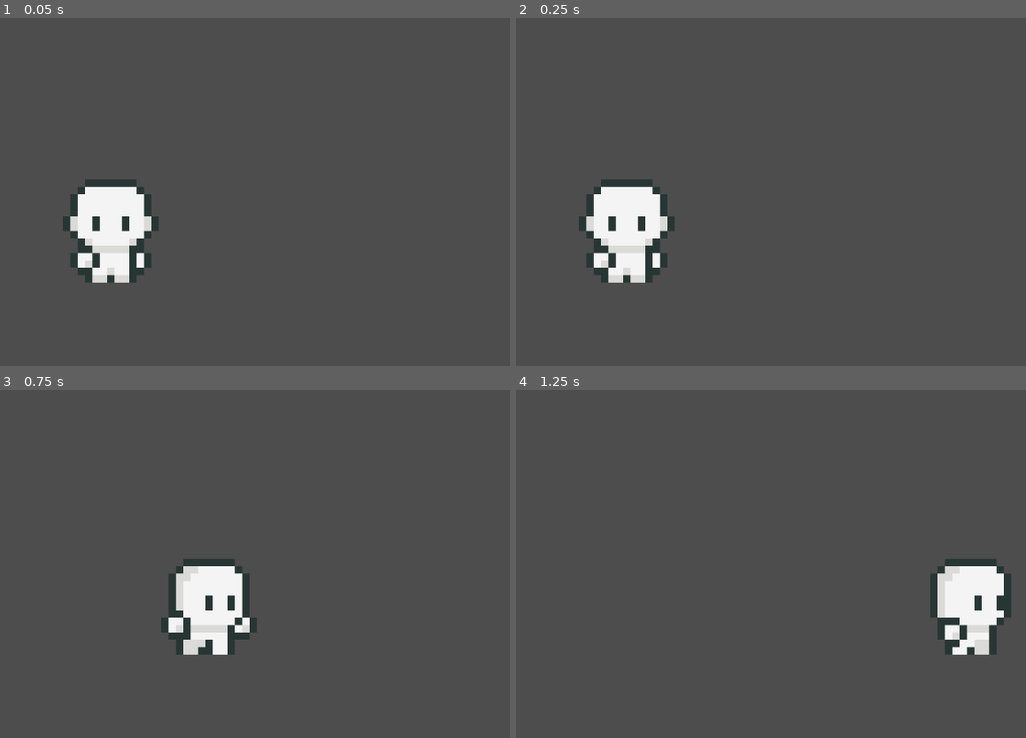
Above: before the commit, frames 1-4 (two rows, left to right).
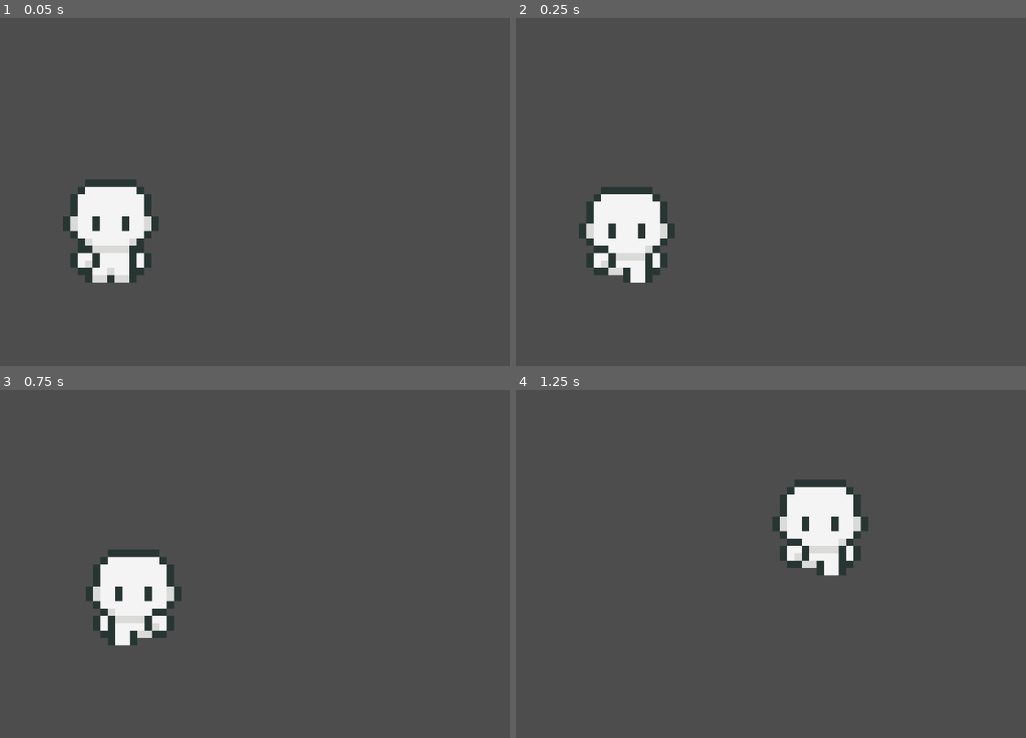
Above: after the commit, the same moments.

Repository: chrvoigt/01_Spritesheet_Animation
Game: Godot game, scene res://animation.tscn
Two runs of this game, one before a commit and one after it. Both use one fixed random seed, a clock stepped at 60 frames per second and the inputs below.
Inputs (mouse positions are in pixels of both pictures, inside the frame that each line leads up to):
- Up to frame 1 (0.05 s): no input
- Up to frame 2 (0.25 s): no input
- Up to frame 3 (0.75 s): move the mouse to (311, 518) at 0.52 s; hold D from 0.53 s (still down); click (311, 518) at 0.67 s
- Up to frame 4 (1.25 s): keep holding D

Frame 1 is identical in both runs. In frame 2, 1.7% of the frame differs, in the area x 12-32%, y 46-77%; in frame 3, 7.7%, in the area x 16-51%, y 45-77%; in frame 4, 7.6%.

Commit message:
mouse input

Diff:
--- /dev/null
+++ b/mouse.tscn
@@ -0,0 +1,119 @@
+[gd_scene load_steps=9 format=3 uid="uid://460wcixusd7u"]
+
+[ext_resource type="Script" path="res://navigation.gd" id="1_6qjqa"]
+[ext_resource type="Texture2D" uid="uid://bw1n6gc3ckn8g" path="res://assets/walking-ghost.png" id="2_tlktf"]
+
+[sub_resource type="Animation" id="Animation_83a37"]
+length = 0.001
+tracks/0/type = "value"
+tracks/0/imported = false
+tracks/0/enabled = true
+tracks/0/path = NodePath("Sprite2D:frame")
+tracks/0/interp = 1
+tracks/0/loop_wrap = true
+tracks/0/keys = {
+"times": PackedFloat32Array(0),
+"transitions": PackedFloat32Array(1),
+"update": 1,
+"values": [1]
+}
+
+[sub_resource type="Animation" id="Animation_v1cdf"]
+resource_name = "walking_down"
+length = 0.7
+loop_mode = 2
+step = 0.1
+tracks/0/type = "value"
+tracks/0/imported = false
+tracks/0/enabled = true
+tracks/0/path = NodePath("Sprite2D:frame")
+tracks/0/interp = 0
+tracks/0/loop_wrap = true
+tracks/0/keys = {
+"times": PackedFloat32Array(0, 0.1, 0.2, 0.3, 0.4, 0.5, 0.6),
+"transitions": PackedFloat32Array(1, 1, 1, 1, 1, 1, 1),
+"update": 1,
+"values": [16, 17, 18, 19, 20, 21, 22]
+}
+
+[sub_resource type="Animation" id="Animation_6m7m4"]
+resource_name = "walking_left"
+length = 0.8
+loop_mode = 2
+step = 0.1
+tracks/0/type = "value"
+tracks/0/imported = false
+tracks/0/enabled = true
+tracks/0/path = NodePath("Sprite2D:frame")
+tracks/0/interp = 1
+tracks/0/loop_wrap = true
+tracks/0/keys = {
+"times": PackedFloat32Array(0, 0.1, 0.2, 0.3, 0.4, 0.5, 0.6, 0.7),
+"transitions": PackedFloat32Array(1, 1, 1, 1, 1, 1, 1, 1),
+"update": 1,
+"values": [8, 9, 10, 11, 12, 13, 14, 15]
+}
+
+[sub_resource type="Animation" id="Animation_akqew"]
+resource_name = "walking_right"
+length = 0.8
+loop_mode = 2
+step = 0.1
+tracks/0/type = "value"
+tracks/0/imported = false
+tracks/0/enabled = true
+tracks/0/path = NodePath("Sprite2D:frame")
+tracks/0/interp = 0
+tracks/0/loop_wrap = true
+tracks/0/keys = {
+"times": PackedFloat32Array(0, 0.1, 0.2, 0.3, 0.4, 0.5, 0.6, 0.7),
+"transitions": PackedFloat32Array(1, 1, 1, 1, 1, 1, 1, 1),
+"update": 1,
+"values": [0, 1, 2, 3, 4, 5, 6, 7]
+}
+
+[sub_resource type="Animation" id="Animation_jysui"]
+resource_name = "walking_up"
+length = 0.7
+loop_mode = 2
+step = 0.1
+tracks/0/type = "value"
+tracks/0/imported = false
+tracks/0/enabled = true
+tracks/0/path = NodePath("Sprite2D:frame")
+tracks/0/interp = 0
+tracks/0/loop_wrap = true
+tracks/0/keys = {
+"times": PackedFloat32Array(0, 0.1, 0.2, 0.3, 0.4, 0.5, 0.6),
+"transitions": PackedFloat32Array(1, 1, 1, 1, 1, 1, 1),
+"update": 1,
+"values": [24, 25, 26, 27, 28, 29, 29]
+}
+
+[sub_resource type="AnimationLibrary" id="AnimationLibrary_27q1v"]
+_data = {
+"RESET": SubResource("Animation_83a37"),
+"walking_down": SubResource("Animation_v1cdf"),
+"walking_left": SubResource("Animation_6m7m4"),
+"walking_right": SubResource("Animation_akqew"),
+"walking_up": SubResource("Animation_jysui")
+}
+
+[node name="Mouse" type="Node2D"]
+script = ExtResource("1_6qjqa")
+
+[node name="Sprite2D" type="Sprite2D" parent="."]
+scale = Vector2(3, 3)
+texture = ExtResource("2_tlktf")
+hframes = 30
+frame = 1
+
+[node name="AnimationPlayer" type="AnimationPlayer" parent="."]
+libraries = {
+"": SubResource("AnimationLibrary_27q1v")
+}
+autoplay = "walking_down"
+
+[node name="Camera2D" type="Camera2D" parent="."]
+position = Vector2(20, -26)
+zoom = Vector2(4, 4)
--- a/navigation.gd
+++ b/navigation.gd
@@ -1,18 +1,36 @@
 # File: player.gd
 extends Node2D  # You can also use CharacterBody2D if needed
 
-# Player movement speed
-var speed = 200
+# Player movement speed in Pixel
+var speed = 150
+
+#follow the mouse
+var use_mouse = true
+var target_position: Vector2 = Vector2(100,100)
 
 # Reference to the AnimationPlayer
 @onready var anim_player = $AnimationPlayer
 
-# Called every frame
+func _ready():
+	 # Set the initial target position to the current sprite position
+	target_position = $Sprite2D.position
+
 func _process(delta):
-	# Handle player movement by keyboard and controller
-	handle_movement(delta)
+	move_to_target(delta)
 
-# Function to handle movement
+func _input (event):
+	if event is InputEventMouseButton and event.pressed and event.button_index == MOUSE_BUTTON_LEFT:
+		target_position = get_global_mouse_position()
+
+func move_to_target(delta):
+	var current_position = $Sprite2D.position
+	# Calculate the direction vector from the current position to the target
+	var direction = target_position - current_position
+	if direction.length() > 1:  # Tolerance to stop jittering when close enough
+		direction = direction.normalized()  # Normalize the direction
+		$Sprite2D.position += direction * speed * delta  # Move the sprite towards the target
+
+
 func handle_movement(delta):
 	var input_vector = Vector2.ZERO
 
@@ -37,7 +55,7 @@
 	input_vector.x += Input.get_joy_axis(0, JOY_AXIS_LEFT_X)
 	input_vector.y += Input.get_joy_axis(0, JOY_AXIS_LEFT_Y)
 
-	# Normalize diagonal movement
+	# Normalize diagonal movement (optional)
 	if input_vector.length() > 1:
 		input_vector = input_vector.normalized()
 
Not shown, changed: docs/index.html
Not shown, changed: docs/index.pck
